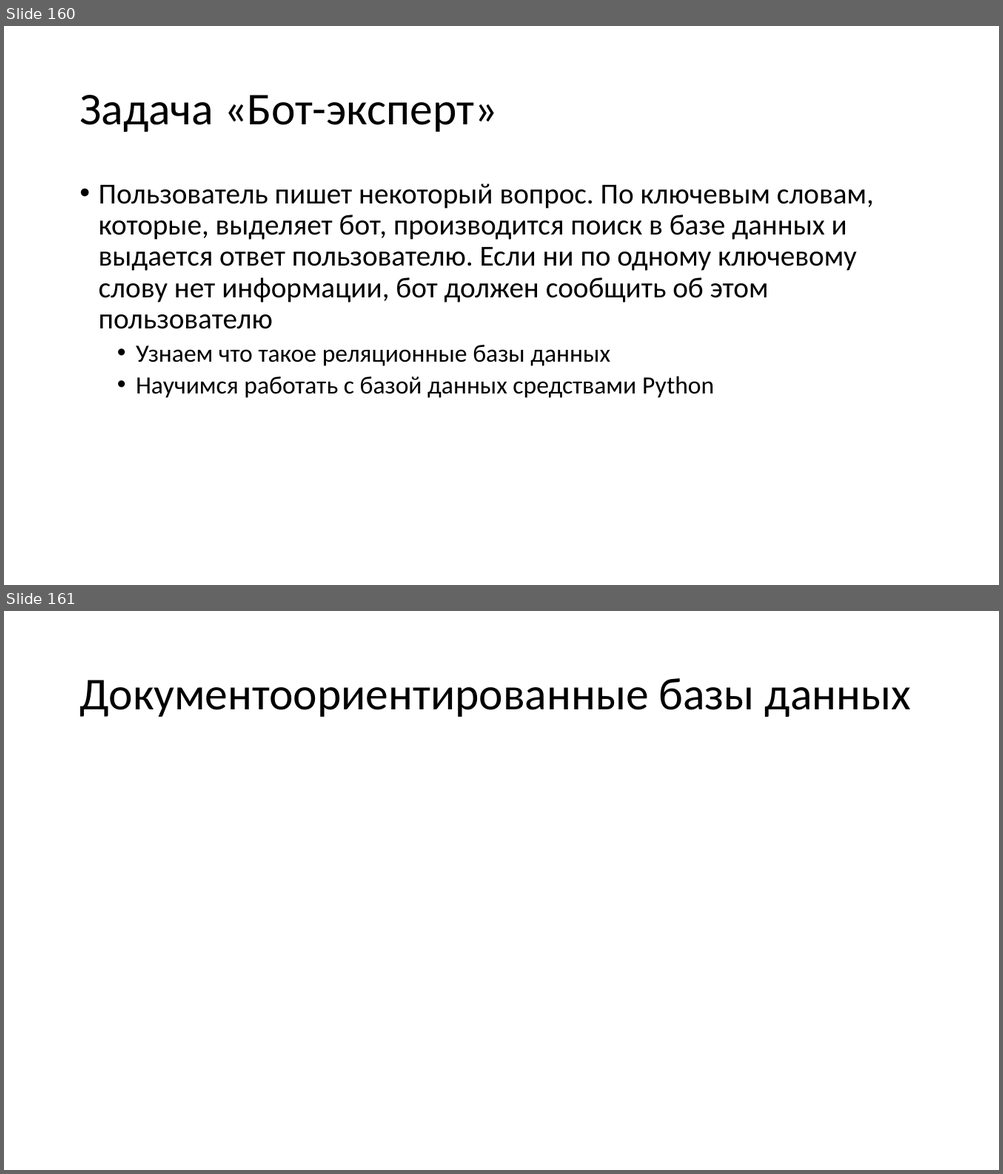
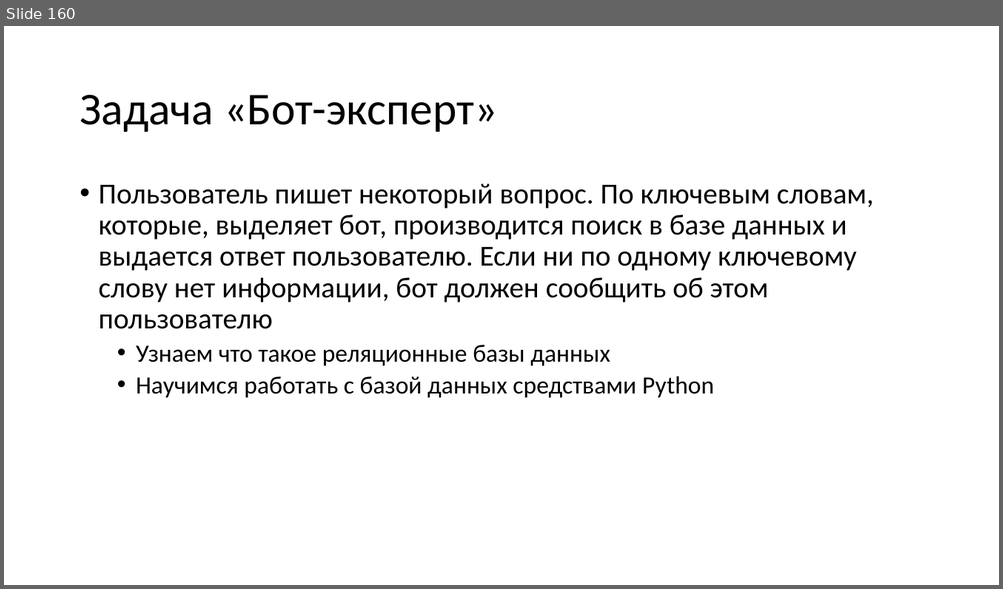
Before and after one commit to paveltsytovich/telegram-course, a slide deck: Presentation/Разработка ботов для телеграмм на Python.pptx. Shown one above the other, each under a label of ours: slides 160 and 161 before the commit, slide 160 after it. The pictures are 1003x1174 and 1003x589 pixels, drawn with LibreOffice and Linux fonts; fonts in the diff are those of the drawing. Boxes give left, top, right and bottom in pixels: in the first picture for what was removed or moved away, otherwise in the second. Text is boxed around its words. In the diff, an @@ line names an element or a change of style, - is before the commit and + after.

```diff
--- a/Presentation/Разработка ботов для телеграмм на Python.pptx
+++ b/Presentation/Разработка ботов для телеграмм на Python.pptx
@@ slide 161 removed at (4, 611, 999, 1170), background #FFFFFF @@
@@ title removed at (79, 678, 910, 717) @@
-Документоориентированные базы данных
```
Also in this commit, not shown: 9 slides added.
